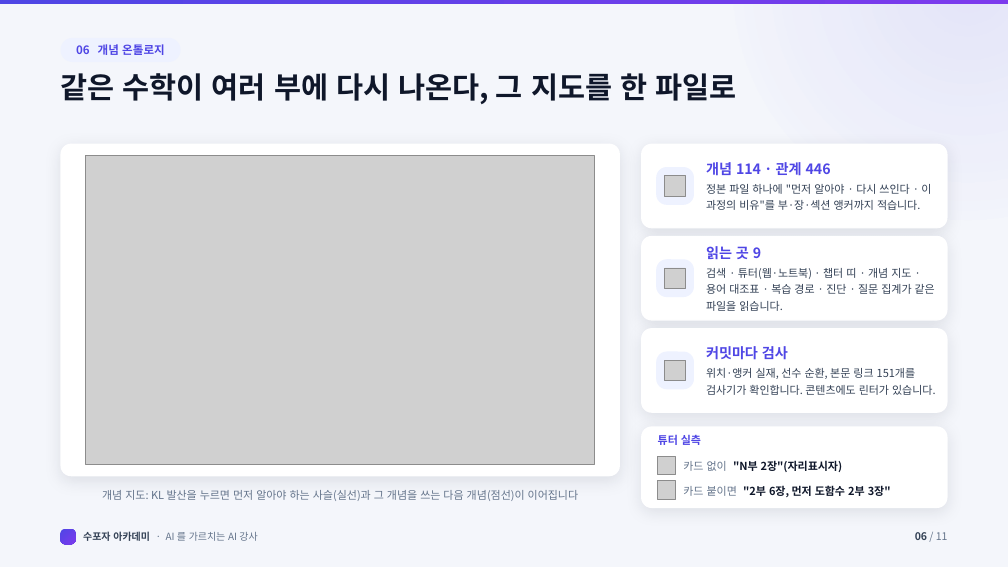
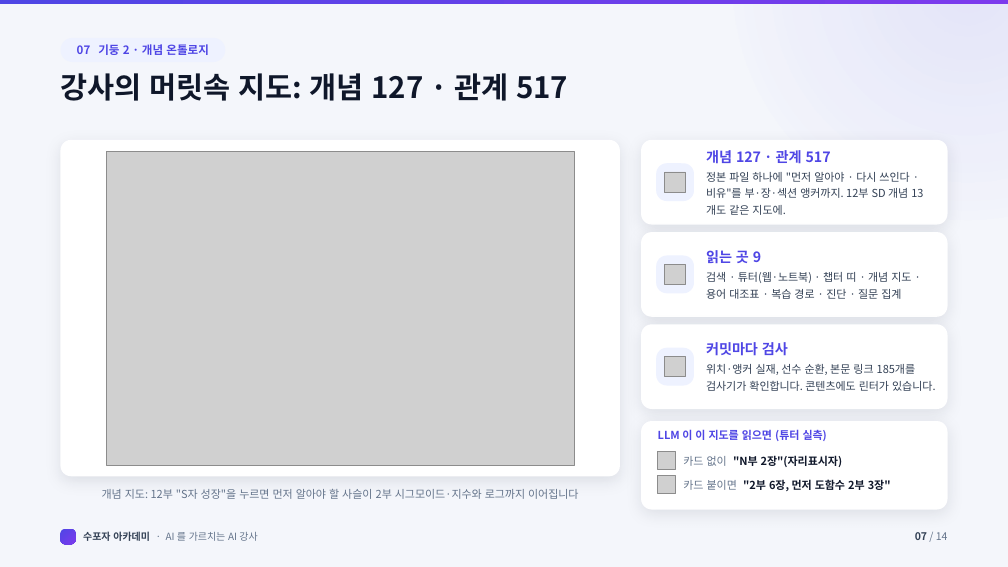
Before and after one commit to jiyupapa/math-platform, a slide deck: slide 7 of docs/hackathon/11_pitch_deck.pptx (slide 6 before the commit). Drawn at 1008x567 pixels with LibreOffice and Linux fonts; fonts in the diff are those of the drawing; grey boxes stand for pictures. Boxes give left, top, right and bottom in pixels: in the first picture for what was removed or moved away, otherwise in the second. Text is boxed around its words. In the diff, an @@ line names an element or a change of style, - is before the commit and + after.

```diff
--- a/docs/hackathon/11_pitch_deck.pptx
+++ b/docs/hackathon/11_pitch_deck.pptx
@@ text at (77, 44, 209, 55): text changed @@
-06 개념 온톨로지
+07 기둥 2 · 개념 온톨로지
@@ text at (60, 73, 568, 101): text changed @@
-같은 수학이 여러 부에 다시 나온다, 그 지도를 한 파일로
+강사의 머릿속 지도: 개념 127 · 관계 517
@@ rounded rectangle: place and size @@
-rounded rectangle at (60, 144, 620, 476)
+rounded rectangle at (60, 140, 620, 476)
@@ rounded rectangle at (60, 140, 620, 476): proportions changed @@
@@ picture: place and size @@
-picture at (86, 156, 595, 464)
+picture at (107, 151, 575, 465)
@@ text at (706, 150, 909, 215): text changed @@
-개념 114 · 관계 446
-정본 파일 하나에 "먼저 알아야 · 다시 쓰인다 · 이 과정의 비유"를 부·장·섹션 앵커까지 적습니다.
+개념 127 · 관계 517
+정본 파일 하나에 "먼저 알아야 · 다시 쓰인다 · 비유"를 부·장·섹션 앵커까지. 12부 SD 개념 13개도 같은 지도에.
@@ text at (706, 272, 911, 299): text changed @@
-검색 · 튜터(웹·노트북) · 챕터 띠 · 개념 지도 · 용어 대조표 · 복습 경로 · 진단 · 질문 집계가 같은 파일을 읽습니다.
+검색 · 튜터(웹·노트북) · 챕터 띠 · 개념 지도 · 용어 대조표 · 복습 경로 · 진단 · 질문 집계
@@ 6 rounded rectangles, 4 pictures, 2 texts: place and size @@
-6 rounded rectangles, 4 pictures, 2 texts at (641, 144, 948, 499)
+6 rounded rectangles, 4 pictures, 2 texts at (641, 140, 948, 494)
@@ text at (706, 364, 936, 391): text changed @@
-위치·앵커 실재, 선수 순환, 본문 링크 151개를 검사기가 확인합니다. 콘텐츠에도 린터가 있습니다.
+위치·앵커 실재, 선수 순환, 본문 링크 185개를 검사기가 확인합니다. 콘텐츠에도 린터가 있습니다.
@@ rounded rectangle at (641, 421, 948, 510): proportions changed @@
@@ rounded rectangle: place and size @@
-rounded rectangle at (641, 426, 948, 508)
+rounded rectangle at (641, 421, 948, 510)
@@ text at (658, 429, 827, 441): text changed @@
-튜터 실측
+LLM 이 이 지도를 읽으면 (튜터 실측)
@@ text at (102, 489, 578, 499): text changed @@
-개념 지도: KL 발산을 누르면 먼저 알아야 하는 사슬(실선)과 그 개념을 쓰는 다음 개념(점선)이 이어집니다
+개념 지도: 12부 "S자 성장"을 누르면 먼저 알아야 할 사슬이 2부 시그모이드·지수와 로그까지 이어집니다
@@ text at (915, 532, 948, 540): text changed @@
-06 / 11
+07 / 14
```
Also in this commit, not shown: 10 other slides changed, 3 slides added, 55 other files.
